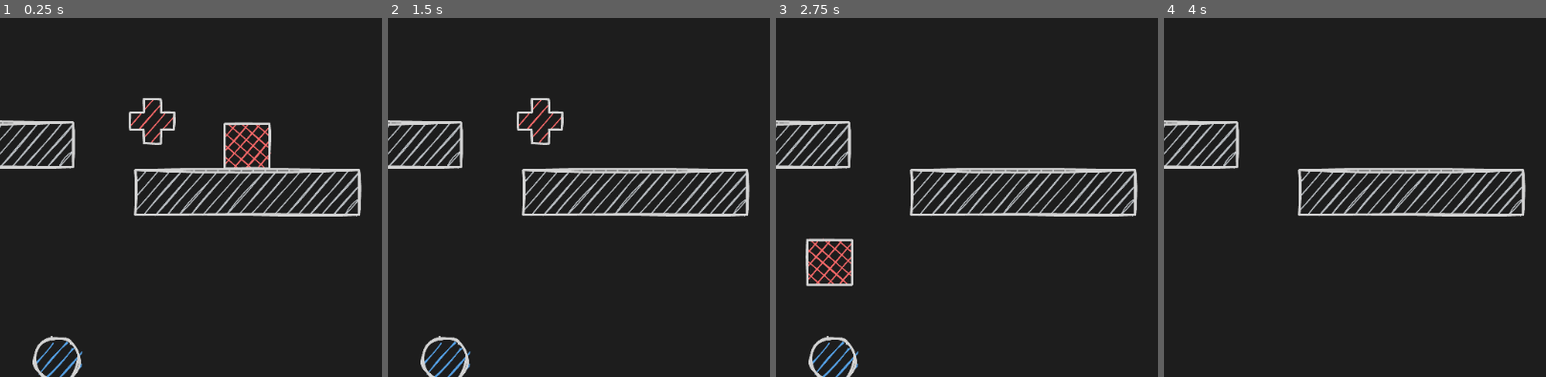
Above: before the commit, frames 1-4 (left to right).
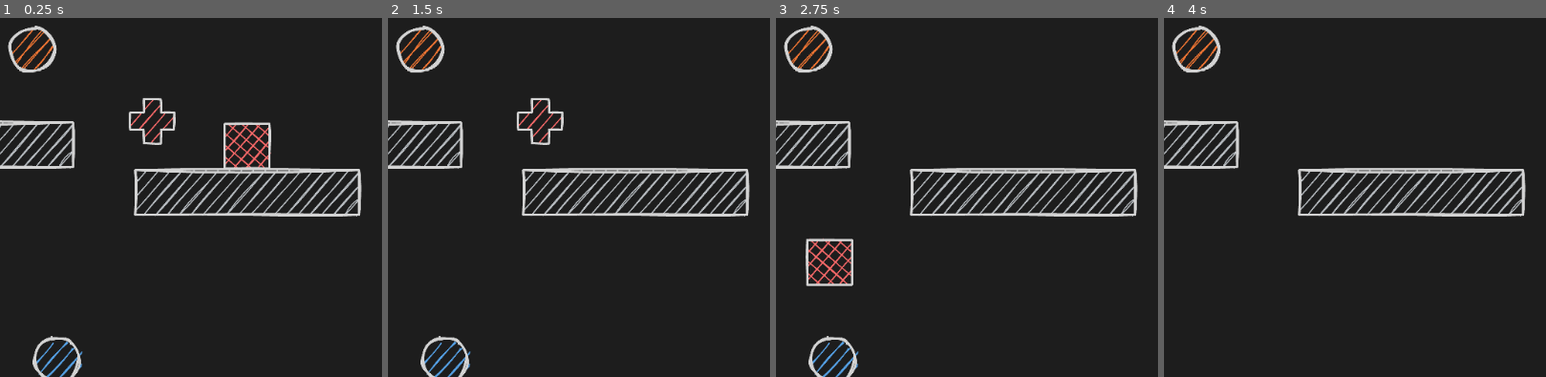
Above: after the commit, the same moments.

Repository: lomeat/godot-square
Game: Godot game, scene res://scenes/level.tscn
Two runs of this game, one before a commit and one after it. Both use one fixed random seed, a clock stepped at 60 frames per second and the inputs below.
Inputs:
- Up to frame 1 (0.25 s): no input
- Up to frame 2 (1.5 s): tap Enter at 0.5 s; hold D (right) from 0.53 s (still down); tap W (jump) at 0.77 s
- Up to frame 3 (2.75 s): tap W (jump) at 1.52 s; tap R (restart) at 2 s; release D (right) at 2.03 s; hold A (left) from 2.03 s (still down)
- Up to frame 4 (4 s): release A (left) at 2.78 s; hold D (right) from 2.78 s (still down); tap W (jump) at 3.02, 3.77 s
The pictures show only the part of the screen within x 24-74%, y 30-80%; the shares and areas given below are measured in that part.

The runs differ from the first frame. In frame 1, 0.7% of the frame differs, in the area x 2-15%, y 2-16%; in frame 2, 0.7%; in frame 3, 0.7%; in frame 4, 0.7%.

Commit message:
qweqweqw

Diff:
--- a/scenes/level.tscn
+++ b/scenes/level.tscn
@@ -62,6 +62,9 @@
 [node name="Coin4" parent="Coins" instance=ExtResource("6_1lkl8")]
 position = Vector2(448, 96)
 
+[node name="Coin5" parent="Coins" instance=ExtResource("6_1lkl8")]
+position = Vector2(288, 384)
+
 [node name="DiamondCoin" parent="Coins" instance=ExtResource("8_e7lx7")]
 position = Vector2(64, 96)
 
Not shown, changed: export_presets.cfg
Not shown, added: build/index.apple-touch-icon.png
Not shown, added: build/index.audio.worklet.js
Not shown, changed: build/index.html
Not shown, added: build/index.icon.png
Not shown, added: build/index.js
Not shown, added: build/index.pck
Not shown, added: build/index.png
Not shown, added: build/index.wasm
